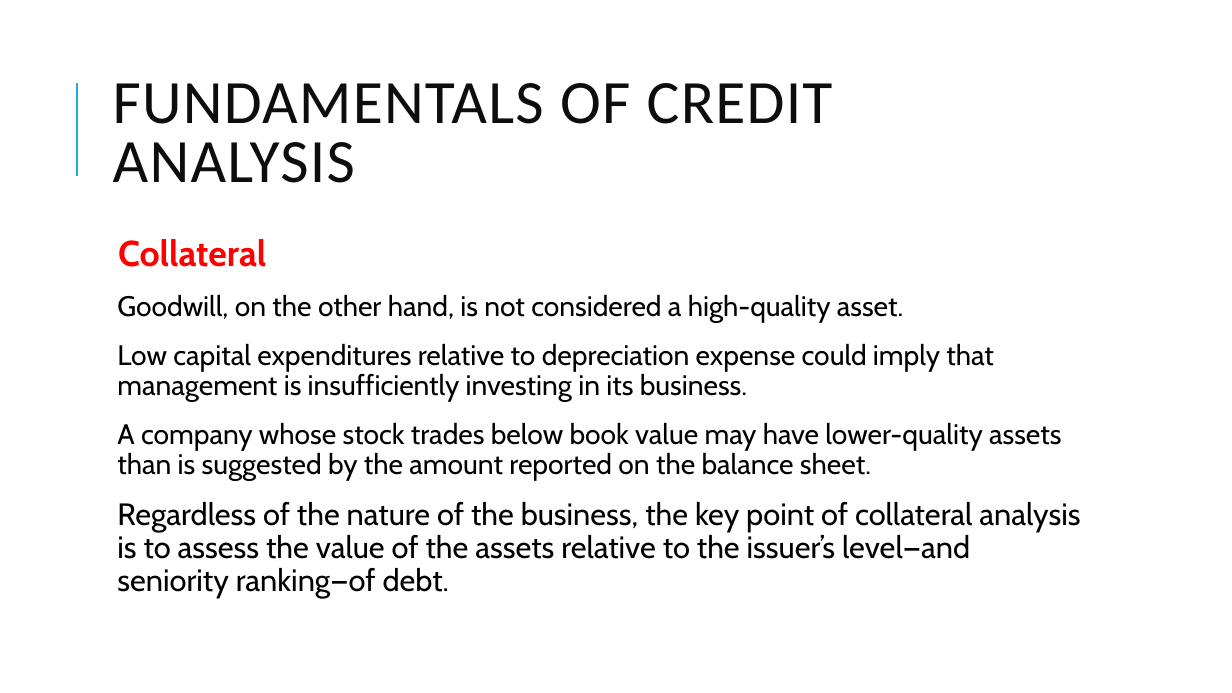
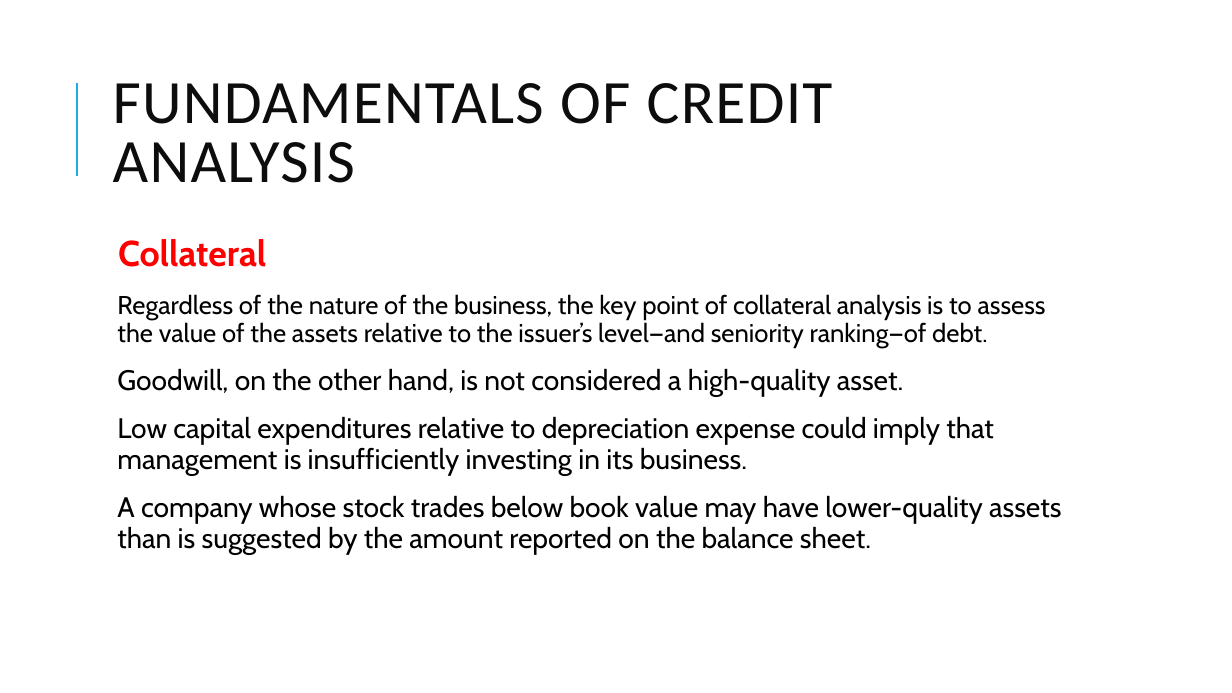
Before and after one commit to Isco0530/data, a slide deck: slide 9 of Fixed Income-35.pptx. Drawn at 1232x693 pixels with LibreOffice and Linux fonts; fonts in the diff are those of the drawing. Boxes give left, top, right and bottom in pixels: in the first picture for what was removed or moved away, otherwise in the second. Text is boxed around its words. In the diff, an @@ line names an element or a change of style, - is before the commit and + after.

```diff
--- a/Fixed Income-35.pptx
+++ b/Fixed Income-35.pptx
@@ text at [117, 294, 1046, 348]: paragraph added @@
+  Regardless of the nature of the business, the key point of collateral analysis is to assess the value of the assets relative to the issuer’s level—and seniority ranking—of debt.
@@ text at [117, 502, 1080, 598]: paragraph removed @@
-  Regardless of the nature of the business, the key point of collateral analysis is to assess the value of the assets relative to the issuer’s level—and seniority ranking—of debt.
```
Also in this commit, not shown: 1 other slide changed.
